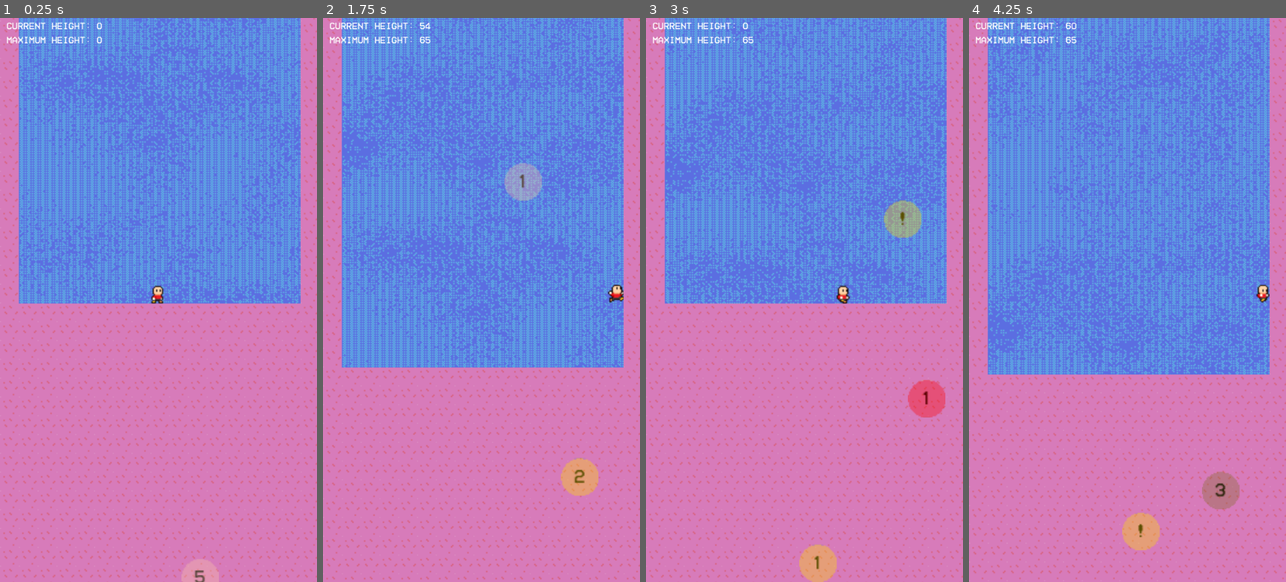
Above: before the commit, frames 1-4 (left to right).
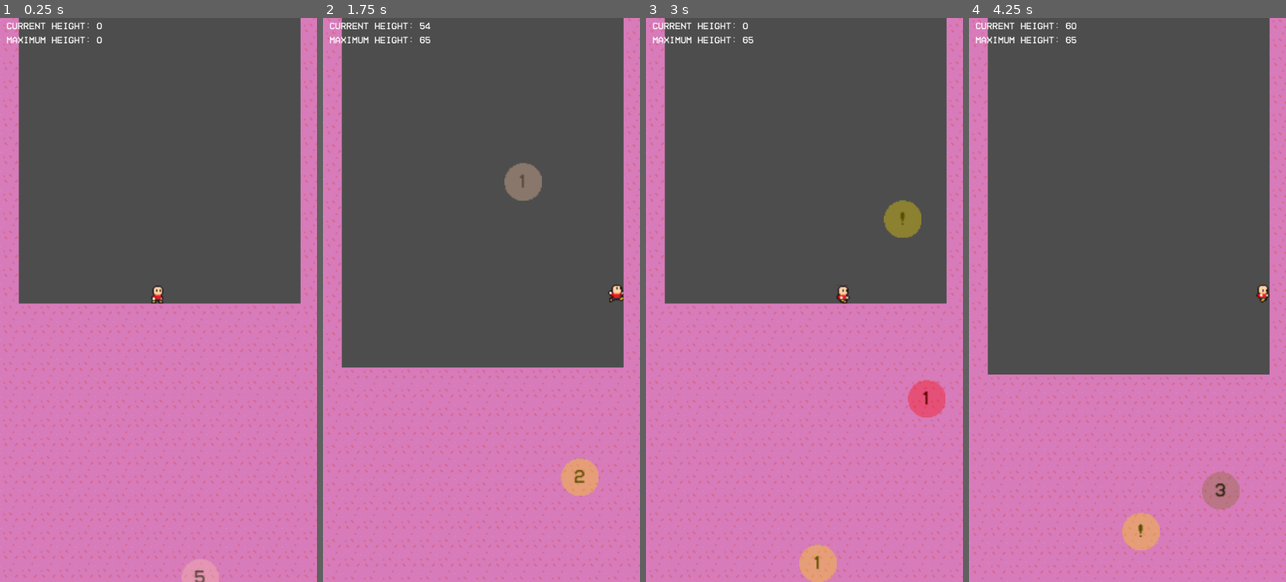
Above: after the commit, the same moments.

Repository: Ahonald/FGJ25
Game: Godot game, scene res://gameplay.tscn
Same seed, same stepped clock (60 frames per second), same inputs: the game is played once before the commit and once after it.
Inputs:
- Up to frame 1 (0.25 s): no input
- Up to frame 2 (1.75 s): tap Enter (ui_accept) at 0.5, 0.77, 1.52 s; hold Right (ui_right) from 0.53 s (still down)
- Up to frame 3 (3 s): release Right (ui_right) at 2.03 s; hold Left (ui_left) 2.03-2.78 s; hold Right (ui_right) from 2.78 s (still down)
- Up to frame 4 (4.25 s): keep holding Right (ui_right); tap Enter (ui_accept) at 3.02, 3.77 s

The runs differ from the first frame. In frame 1, 45% of the frame differs, in the area x 5-95%, y 0-51%; in frame 2, 55%; in frame 3, 45%; in frame 4, 56%, in the area x 5-95%, y 0-64%.

Commit message:
audio play algorithm

Diff:
--- a/gj25/assholeplayer.gd
+++ b/gj25/assholeplayer.gd
@@ -1,6 +1,29 @@
 extends AudioStreamPlayer
 
 var rng = RandomNumberGenerator.new()
+
+var usedUpAssholeAudioArray = []
+
+var usedUpCheckPointArray = []
+
+const FDVoice1 = preload("res://Audio/Voices/Falldown/FDVoice1.ogg")
+const FDVoice2 = preload("res://Audio/Voices/Falldown/FDVoice2.ogg")
+const FDVoice3 = preload("res://Audio/Voices/Falldown/FDVoice3.ogg")
+const FDVoice4 = preload("res://Audio/Voices/Falldown/FDVoice4.ogg")
+const FDVoice5 = preload("res://Audio/Voices/Falldown/FDVoice5.ogg")
+const FDVoice6 = preload("res://Audio/Voices/Falldown/FDVoice6.ogg")
+const FDVoice7 = preload("res://Audio/Voices/Falldown/FDVoice7.ogg")
+const FDVoice8 = preload("res://Audio/Voices/Falldown/FDVoice8.ogg")
+const FDVoice9 = preload("res://Audio/Voices/Falldown/FDVoice9.ogg")
+
+const CPVoice1 = preload("res://Audio/Voices/Checkpoint/CPVoice1.ogg")
+const CPVoice2 = preload("res://Audio/Voices/Checkpoint/CPVoice2.ogg")
+const CPVoice3 = preload("res://Audio/Voices/Checkpoint/CPVoice3.ogg")
+const CPVoice4 = preload("res://Audio/Voices/Checkpoint/CPVoice4.ogg")
+const CPVoice5 = preload("res://Audio/Voices/Checkpoint/CPVoice5.ogg")
+const CPVoice6 = preload("res://Audio/Voices/Checkpoint/CPVoice6.ogg")
+const CPVoice7 = preload("res://Audio/Voices/Checkpoint/CPVoice7.ogg")
+const CPVoice8 = preload("res://Audio/Voices/Checkpoint/CPVoice8.ogg")
 
 # Called when the node enters the scene tree for the first time.
 func _ready() -> void:
@@ -12,4 +35,76 @@
 	pass
 
 func _playCheckpointNoise():
+	if usedUpCheckPointArray.size() >= 9:
+		usedUpCheckPointArray = []
+
+	var cSoundSeed = rng.randi_range(1, 8)
+
+	while (usedUpCheckPointArray.has(cSoundSeed)):
+		cSoundSeed = rng.randi_range(1, 8)
 	pass
+	match cSoundSeed:
+		1:
+			self.stream = CPVoice1
+			play()
+		2:
+			self.stream = CPVoice2
+			play()
+		3:
+			self.stream = CPVoice3
+			play()
+		4:
+			self.stream = CPVoice4
+			play()
+		5:
+			self.stream = CPVoice5
+			play()
+		6:
+			self.stream = CPVoice6
+			play()
+		7:
+			self.stream = CPVoice7
+			play()
+		8:
+			self.stream = CPVoice8
+			play()
+
+func _playAssholeSound():
+
+	if usedUpAssholeAudioArray.size() >= 9:
+		usedUpAssholeAudioArray = []
+
+	var aSoundSeed = rng.randi_range(1, 9)
+
+	while (usedUpAssholeAudioArray.has(aSoundSeed)):
+		aSoundSeed = rng.randi_range(1, 9)
+
+	match aSoundSeed:
+		1:
+			self.stream = FDVoice1
+			play()
+		2:
+			self.stream = FDVoice2
+			play()
+		3:
+			self.stream = FDVoice3
+			play()
+		4:
+			self.stream = FDVoice4
+			play()
+		5:
+			self.stream = FDVoice5
+			play()
+		6:
+			self.stream = FDVoice6
+			play()
+		7:
+			self.stream = FDVoice7
+			play()
+		8:
+			self.stream = FDVoice8
+			play()
+		9:
+			self.stream = FDVoice9
+			play()
+	pass
--- a/gj25/checkpoint.gd
+++ b/gj25/checkpoint.gd
@@ -1,4 +1,4 @@
-extends Area2D
+extends Node2D
 
 var hasbeenhit = false
 @onready var AssholePlayer = $"../AssholePlayer"
@@ -13,4 +13,7 @@
 
 func _on_area_2d_body_entered(body):
 	if(body.name == "Player"):
+		if hasbeenhit == false:
+			if !AssholePlayer.playing:
+				AssholePlayer._playCheckpointNoise()
 		pass
--- /dev/null
+++ b/gj25/checkpoint.tscn
@@ -0,0 +1,16 @@
+[gd_scene load_steps=3 format=3 uid="uid://4ymlg7wgn1e3"]
+
+[ext_resource type="Script" path="res://checkpoint.gd" id="1_ibs6a"]
+
+[sub_resource type="RectangleShape2D" id="RectangleShape2D_ywpb1"]
+size = Vector2(143, 20)
+
+[node name="CheckPoint1" type="Node2D"]
+position = Vector2(-145, -1798)
+script = ExtResource("1_ibs6a")
+
+[node name="Node" type="Area2D" parent="."]
+
+[node name="CollisionShape2D" type="CollisionShape2D" parent="Node"]
+position = Vector2(-134.5, -1798)
+shape = SubResource("RectangleShape2D_ywpb1")
--- a/gj25/gameplay.gd
+++ b/gj25/gameplay.gd
@@ -27,7 +27,8 @@
 		playerFallMag = 0
 	if(playerFallMag > playerFallMaxMag):
 		if !AssholePlayer.playing:
-			AssholePlayer.play()
+			pass
+			#AssholePlayer._playAssholeSound()
 		playerFallMag = 0
 
 	_changeCurrentHeight(-player.global_position.y)
--- a/gj25/gameplay.tscn
+++ b/gj25/gameplay.tscn
@@ -1,19 +1,15 @@
-[gd_scene load_steps=15 format=4 uid="uid://c0ps80gtc3hvt"]
+[gd_scene load_steps=13 format=4 uid="uid://c0ps80gtc3hvt"]
 
 [ext_resource type="PackedScene" uid="uid://yccqqquuyd3l" path="res://player.tscn" id="1_n4qx7"]
 [ext_resource type="Script" path="res://gameplay.gd" id="1_y0rwh"]
+[ext_resource type="PackedScene" uid="uid://4ymlg7wgn1e3" path="res://checkpoint.tscn" id="2_c2eag"]
 [ext_resource type="PackedScene" uid="uid://dkvs3jh0l21b0" path="res://bubblespawner.tscn" id="2_cgldi"]
-[ext_resource type="Script" path="res://checkpoint.gd" id="2_xqxb6"]
 [ext_resource type="AudioStream" uid="uid://mf4t5lo6pwja" path="res://Audio/Music/jpoptest.ogg" id="3_v74yh"]
 [ext_resource type="FontFile" uid="uid://f8igmj5gexlb" path="res://Fonts/HomeVideo-BLG6G.ttf" id="4_1snfj"]
-[ext_resource type="AudioStream" uid="uid://bosft1y2h2uth" path="res://Audio/SFX/BubblePop.ogg" id="6_b4n56"]
-[ext_resource type="AudioStream" uid="uid://b6t7vnt2io4i8" path="res://Audio/Voices/Falldown/FDVoice1.ogg" id="7_ds7nc"]
+[ext_resource type="AudioStream" path="res://Audio/Voices/Voice1.ogg" id="7_ds7nc"]
 [ext_resource type="Texture2D" uid="uid://cwuk2k024rblm" path="res://Sprites/Enviromental/PLATFORMS.png" id="7_du5wl"]
 [ext_resource type="Script" path="res://assholeplayer.gd" id="9_eltgw"]
-[ext_resource type="Texture2D" uid="uid://dnglidg7r18j6" path="res://Sprites/Enviromental/PARALBGv3.png" id="10_2ln54"]
-
-[sub_resource type="RectangleShape2D" id="RectangleShape2D_ywpb1"]
-size = Vector2(143, 20)
+[ext_resource type="AudioStream" uid="uid://bosft1y2h2uth" path="res://Audio/SFX/BubblePop.ogg" id="10_2ckfn"]
 
 [sub_resource type="TileSetAtlasSource" id="TileSetAtlasSource_6vob8"]
 texture = ExtResource("7_du5wl")
@@ -44,23 +40,16 @@
 position = Vector2(0, -1)
 script = ExtResource("1_y0rwh")
 
-[node name="CheckPoint1" type="Area2D" parent="."]
-position = Vector2(-145, -1798)
-script = ExtResource("2_xqxb6")
-
-[node name="CollisionShape2D" type="CollisionShape2D" parent="CheckPoint1"]
-position = Vector2(10.5, 0)
-shape = SubResource("RectangleShape2D_ywpb1")
+[node name="CheckPoint1" parent="." instance=ExtResource("2_c2eag")]
 
 [node name="Player" parent="." instance=ExtResource("1_n4qx7")]
 position = Vector2(-136, -180)
 
-[node name="BGM" type="AudioStreamPlayer2D" parent="Player"]
+[node name="AudioStreamPlayer2D" type="AudioStreamPlayer2D" parent="Player"]
 position = Vector2(202, 186)
 stream = ExtResource("3_v74yh")
 volume_db = -6.0
 autoplay = true
-bus = &"MUSIC"
 
 [node name="Bubblespawner" parent="." instance=ExtResource("2_cgldi")]
 
@@ -89,18 +78,7 @@
 
 [node name="AssholePlayer" type="AudioStreamPlayer" parent="."]
 stream = ExtResource("7_ds7nc")
-bus = &"VOICES"
 script = ExtResource("9_eltgw")
 
-[node name="Parallax2D" type="Parallax2D" parent="."]
-show_behind_parent = true
-repeat_size = Vector2(0, 1920)
-autoscroll = Vector2(0, 60)
-
-[node name="Sprite2D" type="Sprite2D" parent="Parallax2D"]
-texture = ExtResource("10_2ln54")
-
 [node name="BubblePop" type="AudioStreamPlayer" parent="."]
-stream = ExtResource("6_b4n56")
-volume_db = -12.0
-bus = &"SFX"
+stream = ExtResource("10_2ckfn")
--- a/gj25/player.tscn
+++ b/gj25/player.tscn
@@ -281,4 +281,3 @@
 
 [node name="Jump" type="AudioStreamPlayer2D" parent="."]
 stream = ExtResource("3_6vua2")
-bus = &"SFX"
